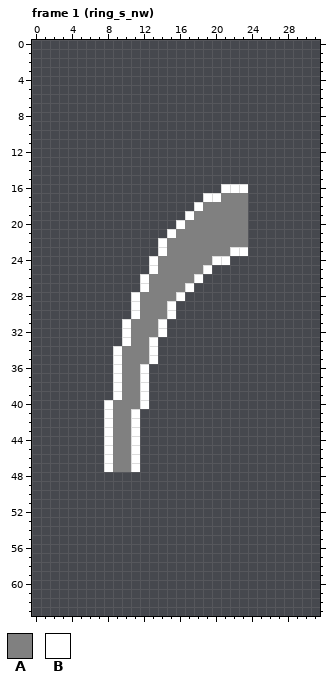
Pixel-art file -- assets/aseprite/planetbase_rings_cpc_mode0.aseprite. The picture above was drawn from the file before the commit.
32x64 pixels, 12 frames. Shown: frame 1 (ring_s_nw). The commit also changed other frames, which this record leaves out.
Palette (. is transparent): A #808080  B #ffffff
Pixels before, frame 1 (ring_s_nw), first column x 8:
16 .............BBB
17 ...........BBAAA
18 ..........BAAAAA
19 .........BAAAAAA
20 ........BAAAAAAA
21 .......BAAAAAAAA
22 ......BAAAAAAAAA
23 ......BAAAAAAABB
24 .....BAAAAAABB..
25 .....BAAAAAB....
26 ....BAAAAAB.....
27 ....BAAAAB......
28 ...BAAAAB.......
29 ...BAAAB........
30 ...BAAAB........
31 ..BAAAB.........
32 ..BAAAB.........
33 ..BAAB..........
34 .BAAAB..........
35 .BAAAB..........
36 .BAAB...........
37 .BAAB...........
38 .BAAB...........
39 .BAAB...........
40 BAAAB...........
41 BAAB............
42 BAAB............
43 BAAB............
44 BAAB............
45 BAAB............
46 BAAB............
47 BAAB............
The same view after the edit:
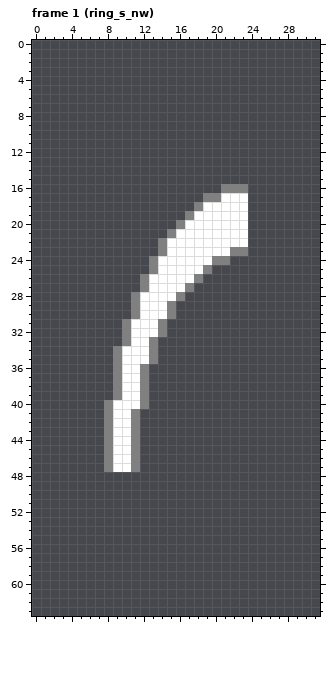
Diff:
colour A: #808080 -> #ffffff
colour B: #ffffff -> #808080
